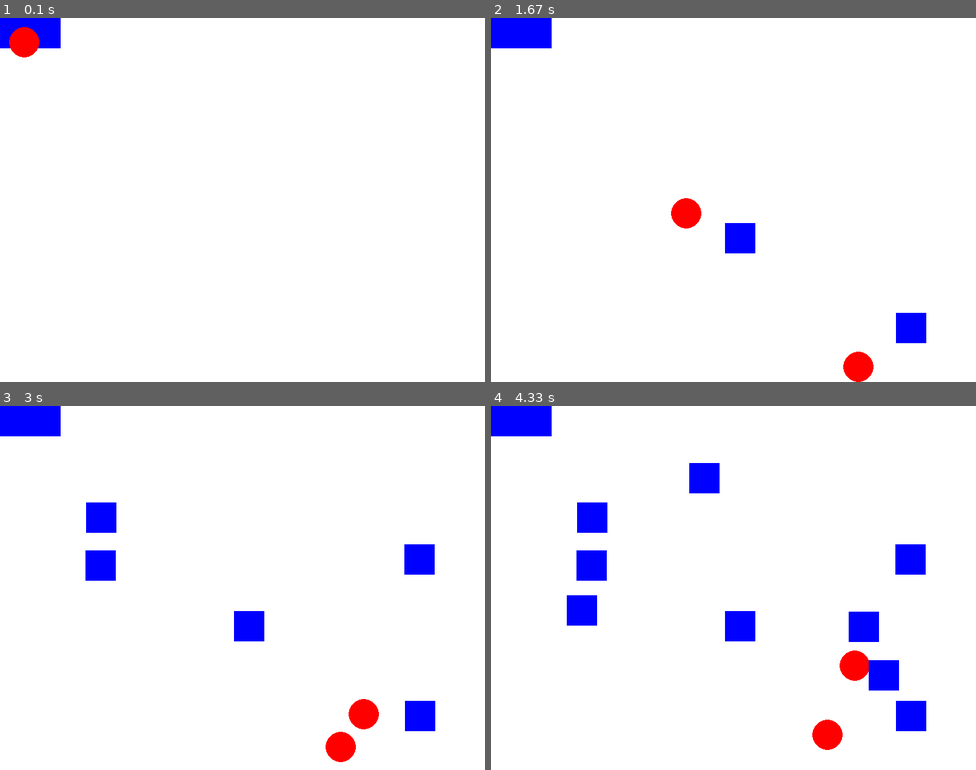
Above: before the commit, frames 1-4 (two rows, left to right).
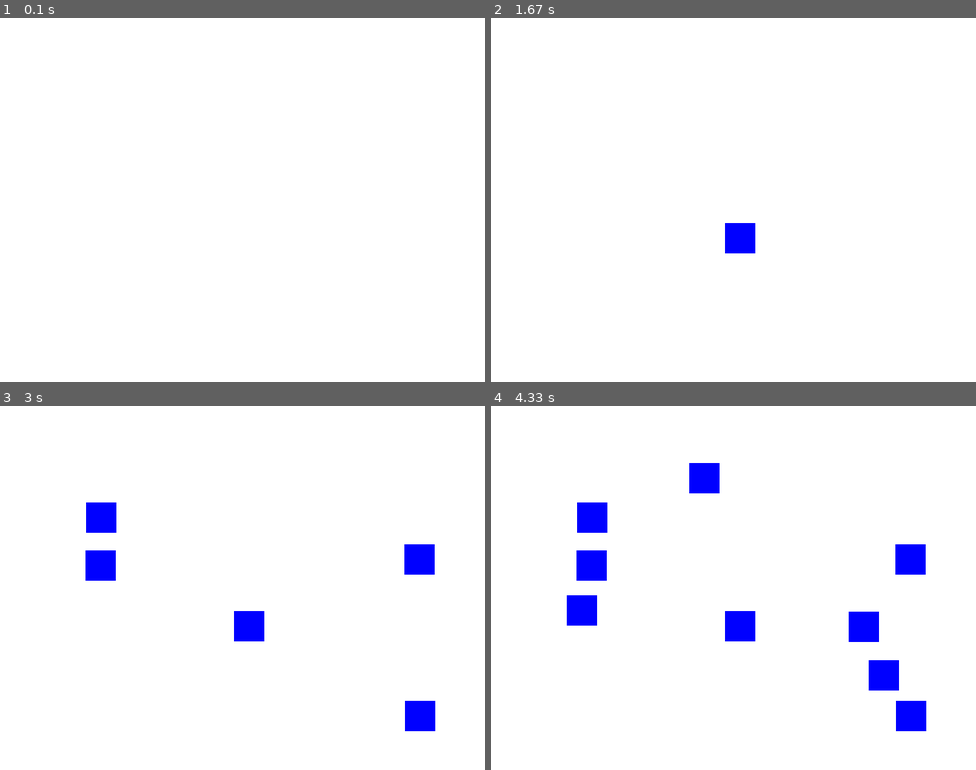
Above: after the commit, the same moments.

Repository: blageo/pygame_movement_playground
Game: pygame game, started from main.py
Same seed, same stepped clock (60 frames per second), same inputs: the game is played once before the commit and once after it.
Inputs (mouse positions are in pixels of both pictures, inside the frame that each line leads up to):
- Up to frame 1 (0.1 s): no input
- Up to frame 2 (1.67 s): right-click (782, 280) at 0.38 s; click (912, 327) at 0.72 s; press the mouse at (912, 327) at 1.03 s; move the mouse to (811, 309) at 1.13 s; release the mouse at (709, 294) at 1.27 s; hold Esc from 1.33 s (still down); click (738, 236) at 1.42 s
- Up to frame 3 (3 s): release Esc at 1.8 s; press the mouse at (421, 715) at 1.87 s; move the mouse to (237, 609) at 1.97 s; release the mouse at (58, 507) at 2.1 s; click (417, 558) at 2.22 s; click (101, 518) at 2.55 s; click (101, 566) at 2.88 s
- Up to frame 4 (4.33 s): click (864, 628) at 3.22 s; click (583, 609) at 3.55 s; click (883, 675) at 3.88 s; click (704, 478) at 4.22 s

The runs differ from the first frame. In frame 1, 1.1% of the frame differs, in the area x 0-13%, y 0-11%; in frame 2, 2.4%, in the area x 0-90%, y 0-100%; in frame 3, 1.8%; in frame 4, 1.8%.

Commit message:
Added some collision handling but it sucks ass.

Diff:
--- a/main.py
+++ b/main.py
@@ -4,21 +4,18 @@
 class Block_Entity(pygame.sprite.Sprite):
     def __init__(self, groups, width, height):
         super().__init__(groups)
-        self.direction = pygame.Vector2()
         self.speed = 0
+        self.direction = 0
         self.image = pygame.Surface((width, height))
         self.image.fill("blue")
         self.rect = self.image.get_frect(topleft=(0, 0))
 
-    def update(self, dt):
-        self.direction.x = 0.5
-        self.direction.y = 1
-
-        self.rect.center += self.direction * self.speed * dt
+    def update(self, dt, all_sprites):
+        pass
 
 
 class Circle_Entity(pygame.sprite.Sprite):
-    def __init__(self, groups, radius):
+    def __init__(self, groups, radius, init_speed, init_direction):
         super().__init__(groups)
         self.image = pygame.Surface((radius * 2, radius * 2), pygame.SRCALPHA)
         self.image.fill((0, 0, 0, 0))
@@ -26,14 +23,19 @@
 
         self.rect = self.image.get_rect()
 
-        self.direction = pygame.Vector2(1, 1)
-        self.speed = 200
+        self.direction = self.direction = (
+            init_direction.normalize()
+            if init_direction.length() > 0
+            else pygame.Vector2(1, 1)
+        )
+        self.speed = init_speed
         self.gravity = 2
 
-    def update(self, dt):
+    def update(self, dt, all_sprites):
         self.speed += self.gravity * dt
         self.rect.x += self.speed * self.direction.x * dt
         self.rect.y += self.speed * self.direction.y * dt
+        self.handle_collision(all_sprites)
 
         if self.rect.left <= 0:
             self.rect.left = 0
@@ -44,25 +46,57 @@
 
         if self.rect.top <= 0:
             self.rect.top = 0
-            self.speed *= -0.8
+            self.speed *= 0.8
             self.direction.y *= -1
         if self.rect.bottom >= 600:
             self.rect.bottom = 600
-            self.speed *= -0.8
+            self.speed *= 0.8
             self.direction.y *= -1
 
     def draw(self, surface):
         surface.blit(self.image, self.rect)
 
+    def handle_collision(self, all_sprites):
+        for sprite in all_sprites:
+            if sprite == self:
+                continue
+            if pygame.sprite.collide_circle(self, sprite):
+                self.bounce_off(sprite)
+
+    def bounce_off(self, other):
+        if isinstance(other, Circle_Entity):
+            self.direction *= -1
+            other.direction *= -1
+        elif isinstance(other, Block_Entity):
+            if abs(self.rect.bottom - other.rect.top) < self.radius:
+                self.direction.y *= -1
+            elif abs(self.rect.top - other.rect.bottom) < self.radius:
+                self.direction.y *= -1
+            elif abs(self.rect.right - other.rect.right) < self.radius:
+                self.direction.x *= -1
+            elif abs(self.rect.left - other.rect.left) < self.radius:
+                self.direction.x *= -1
+
 
 def click_to_spawn(all_sprites):
     mouse_x, mouse_y = pygame.mouse.get_pos()
+
+    # Capture mouse speed and direction
+    mouse_speed = pygame.mouse.get_rel()
+    init_speed = max(abs(mouse_speed[0]), abs(mouse_speed[1]))
+    init_direction = pygame.Vector2(mouse_speed[0], mouse_speed[1])
     if pygame.mouse.get_pressed()[0]:
         new_block = Block_Entity(all_sprites, 50, 50)
         new_block.rect.center = pygame.mouse.get_pos()
+        all_sprites.add(new_block)
     elif pygame.mouse.get_pressed()[2]:
-        new_circle = Circle_Entity(all_sprites, 25)
+        new_circle = Circle_Entity(all_sprites, 25, init_speed, init_direction)
         new_circle.rect.center = (mouse_x, mouse_y)
+        all_sprites.add(new_circle)
+
+
+def clear_all_sprites(all_sprites):
+    all_sprites.empty()
 
 
 # NOTE: General Setup
@@ -75,9 +109,6 @@
 
 # NOTE: Entity Creation
 all_sprites = pygame.sprite.Group()
-blocky_boy = Block_Entity(all_sprites, 100, 50)
-circle_entity = Circle_Entity(all_sprites, 25)
-all_sprites.add(circle_entity)
 
 click_event = pygame.event.custom_type()
 
@@ -90,9 +121,13 @@
             running = False
         elif event.type == pygame.MOUSEBUTTONDOWN:
             click_to_spawn(all_sprites)
+        elif event.type == pygame.KEYDOWN:
+            if event.key == pygame.K_ESCAPE:
+                clear_all_sprites(all_sprites)
 
     # update
-    all_sprites.update(dt)
+    for sprite in all_sprites:
+        sprite.update(dt, all_sprites)
 
     # draw game
     display_surface.fill("white")
